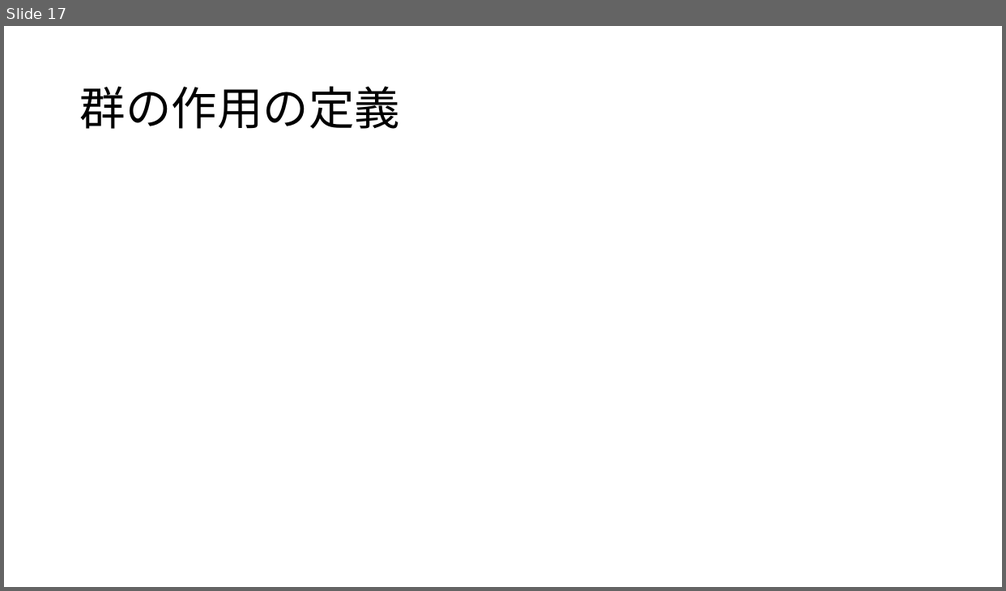
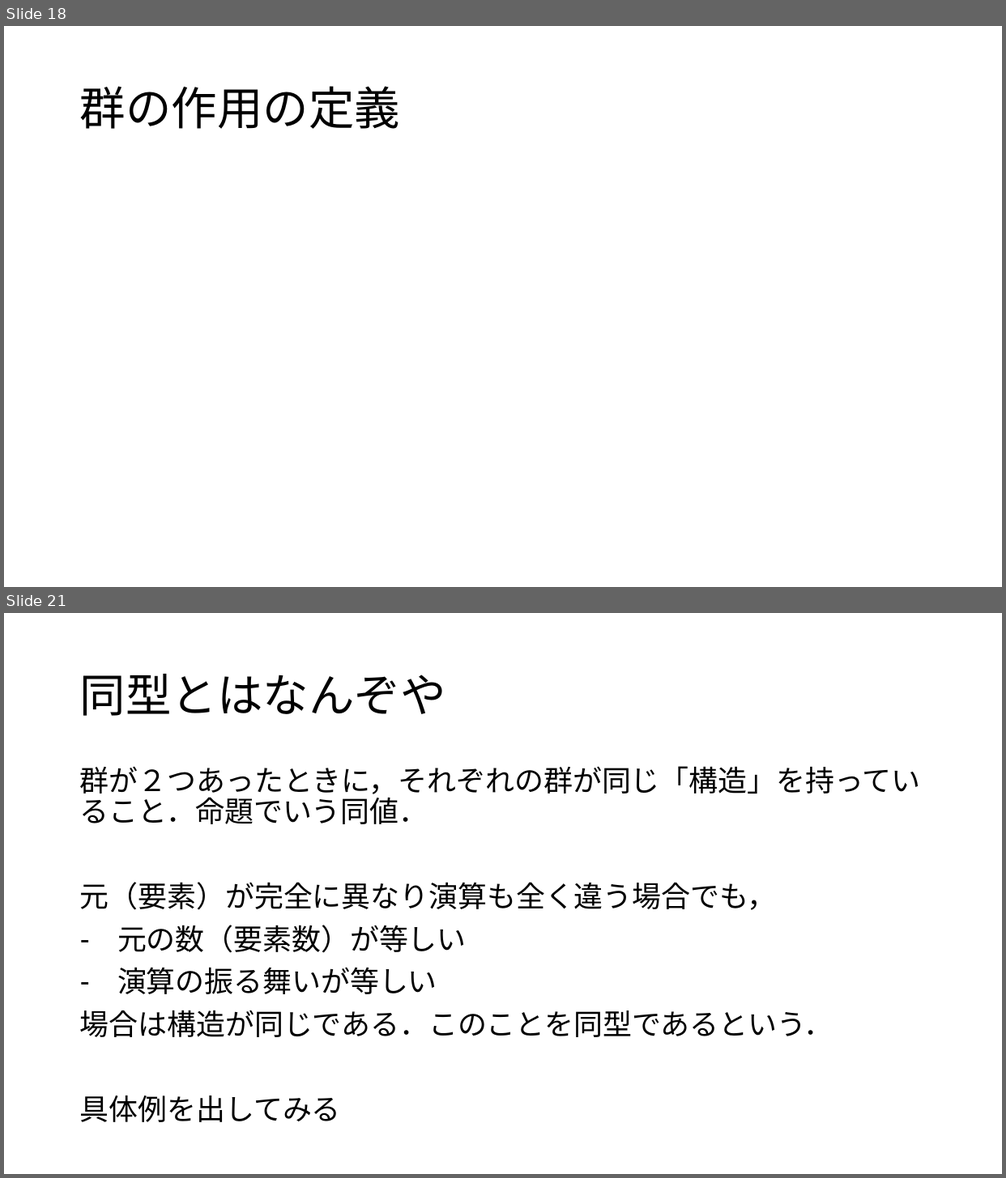
Before and after one commit to math-er/hyperbolic-space, a slide deck: section1(導入と一次分数変換)/群の気持ち.pptx. Shown one above the other, each under a label of ours: slide 17 before the commit, slides 18 and 21 after it; the slides between them are not shown. The pictures are 1006x591 and 1006x1178 pixels, drawn with LibreOffice and Linux fonts; fonts in the diff are those of the drawing; grey boxes stand for pictures. Boxes give left, top, right and bottom in pixels: in the first picture for what was removed or moved away, otherwise in the second. Text is boxed around its words. In the diff, an @@ line names an element or a change of style, - is before the commit and + after.

```diff
--- a/section1(導入と一次分数変換)/群の気持ち.pptx
+++ b/section1(導入と一次分数変換)/群の気持ち.pptx
@@ slide 21 added at (4,613,1002,1174), background #FFFFFF @@
@@ title added at (80,674,446,716), 44 pt, text #000000 @@
+同型とはなんぞや
@@ text added at (80,766,920,1122), 28 pt, text #000000 @@
+群が２つあったときに，それぞれの群が同じ「構造」を持っていること．命題でいう同値．
+元（要素）が完全に異なり演算も全く違う場合でも，
+– 元の数（要素数）が等しい
+– 演算の振る舞いが等しい
+場合は構造が同じである．このことを同型であるという．
+具体例を出してみる
@@ what was slide 17 is now slide 18 @@
```
Also in this commit, not shown: 2 slides changed, 8 other slides added.
